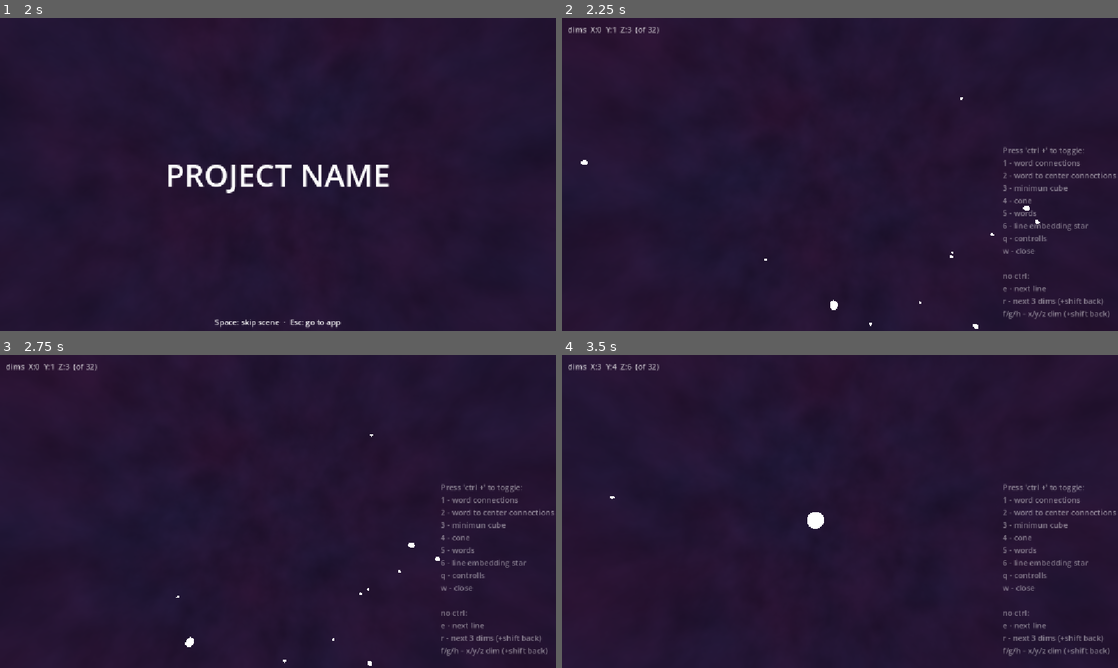
Above: before the commit, frames 1-4 (two rows, left to right).
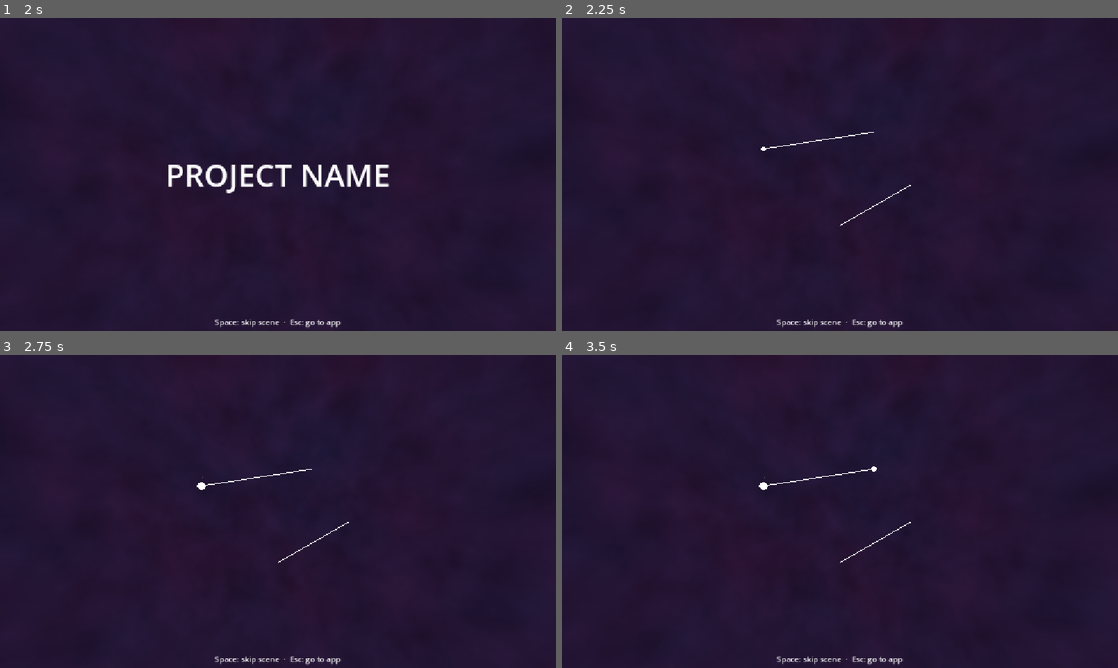
Above: after the commit, the same moments.

Repository: JohnnyEch0/embedding-test
Game: Godot game, scene res://intro.tscn
Two runs of this game, one before a commit and one after it. Both use one fixed random seed, a clock stepped at 60 frames per second and the inputs below. This scene is started directly instead of the project's main scene.
Inputs (mouse positions are in pixels of both pictures, inside the frame that each line leads up to):
- Up to frame 1 (2 s): tap Enter at 0.5 s; move the mouse to (400, 158) at 0.52 s; hold D (move_right) 0.53-1.28 s; hold F (dim_x_plus) 0.53-1.28 s; move the mouse to (166, 190) at 1.27 s; hold S (move_back) from 1.28 s (still down); tap G (dim_y_plus) at 1.35 s
- Up to frame 2 (2.25 s): tap Space (move_up) at 2 s; move the mouse to (895, 105) at 2.02 s; release S (move_back) at 2.03 s; hold D (move_right) from 2.03 s (still down); hold H (dim_z_plus) from 2.03 s (still down)
- Up to frame 3 (2.75 s): keep holding D (move_right); keep holding H (dim_z_plus)
- Up to frame 4 (3.5 s): move the mouse to (834, 517) at 2.77 s; release D (move_right) at 2.78 s; release H (dim_z_plus) at 2.78 s; hold W (move_forward) from 2.78 s (still down); tap R (next_dims) at 2.85 s

Frame 1 is identical in both runs. In frame 2, 1.9% of the frame differs, in the area x 1-100%, y 2-100%; in frame 3, 1.9%; in frame 4, 2.0%.

Commit message:
intro: stars scene (labelled stars + connecting lines)

Diff:
--- a/godot/intro.tscn
+++ b/godot/intro.tscn
@@ -1,8 +1,9 @@
-[gd_scene load_steps=7 format=3 uid="uid://bintro0mother0"]
+[gd_scene load_steps=8 format=3 uid="uid://bintro0mother0"]
 
 [ext_resource type="Script" path="res://intro.gd" id="1_intro"]
 [ext_resource type="Shader" uid="uid://d0ghiwya5633m" path="res://space.gdshader" id="2_space"]
 [ext_resource type="PackedScene" path="res://intro/title_scene.tscn" id="3_title"]
+[ext_resource type="PackedScene" path="res://intro/stars_scene.tscn" id="4_stars"]
 
 [sub_resource type="ShaderMaterial" id="ShaderMaterial_intro"]
 shader = ExtResource("2_space")
@@ -21,7 +22,7 @@
 
 [node name="Intro" type="Node3D"]
 script = ExtResource("1_intro")
-scenes = [ExtResource("3_title")]
+scenes = [ExtResource("3_title"), ExtResource("4_stars")]
 
 [node name="WorldEnvironment" type="WorldEnvironment" parent="."]
 environment = SubResource("Environment_intro")
--- /dev/null
+++ b/godot/intro/stars_scene.gd
@@ -0,0 +1,95 @@
+class_name StarsScene
+extends IntroScene
+
+@export var positions: Array[Vector3] = [
+	Vector3(-30, 10, -80),
+	Vector3(20, 25, -120),
+	Vector3(0, -15, -60),
+	Vector3(35, -5, -100),
+]
+@export var words: Array[String] = ["language", "meaning", "embedding", "machine"]
+@export var star_radius := 1.5
+@export var draw_lines := true
+@export var star_in := 0.4
+@export var appear_gap := 0.4
+@export var hold := 3.0
+
+var _tween: Tween = null
+var _stars: Array[MeshInstance3D] = []
+
+
+func start() -> void:
+	if positions.is_empty() or words.is_empty():
+		push_error("StarsScene: no positions or words exported, finishing at once.")
+		_finish()
+		return
+	if positions.size() != words.size():
+		push_error("StarsScene: %d positions but %d words, using the smaller count." % [positions.size(), words.size()])
+	_build_stars()
+	_play_stars()
+
+
+func skip() -> void:
+	if _tween != null and _tween.is_valid():
+		_tween.kill()
+	_finish()
+
+
+func _build_stars() -> void:
+	var count: int = mini(positions.size(), words.size())
+	var line_points := PackedVector3Array()
+	for i in count:
+		var star := MeshInstance3D.new()
+		star.name = "Star" + str(i)
+		var mesh := SphereMesh.new()
+		mesh.radius = star_radius
+		mesh.height = star_radius * 2.0
+		mesh.material = _unshaded_white()
+		star.mesh = mesh
+		star.position = positions[i]
+		star.scale = Vector3.ONE * 0.01
+		star.transparency = 1.0
+		var label := Label3D.new()
+		label.text = words[i]
+		label.billboard = BaseMaterial3D.BILLBOARD_ENABLED
+		label.font_size = 64
+		label.modulate = Color(1, 1, 1, 0)
+		label.position = Vector3(0, star_radius + 2.0, 0)
+		star.add_child(label)
+		add_child(star)
+		_stars.append(star)
+		line_points.append(positions[i])
+	if draw_lines and count >= 2:
+		var lines := MeshInstance3D.new()
+		lines.name = "Lines"
+		var arrays: Array = []
+		arrays.resize(Mesh.ARRAY_MAX)
+		arrays[Mesh.ARRAY_VERTEX] = line_points
+		var am := ArrayMesh.new()
+		am.add_surface_from_arrays(Mesh.PRIMITIVE_LINES, arrays)
+		lines.mesh = am
+		lines.material_override = _unshaded_white()
+		lines.transparency = 1.0
+		add_child(lines)
+
+
+func _play_stars() -> void:
+	_tween = create_tween()
+	for star in _stars:
+		var label: Label3D = star.get_child(0)
+		_tween.tween_property(star, "scale", Vector3.ONE, star_in)
+		_tween.parallel().tween_property(star, "transparency", 0.0, star_in)
+		_tween.parallel().tween_property(label, "modulate:a", 1.0, star_in)
+		_tween.tween_interval(appear_gap)
+	var lines := get_node_or_null("Lines")
+	if lines != null:
+		_tween.tween_property(lines, "transparency", 0.0, 0.5)
+	_tween.tween_interval(hold)
+	_tween.tween_callback(_finish)
+
+
+func _unshaded_white() -> StandardMaterial3D:
+	var mat := StandardMaterial3D.new()
+	mat.shading_mode = BaseMaterial3D.SHADING_MODE_UNSHADED
+	mat.albedo_color = Color.WHITE
+	return mat
--- /dev/null
+++ b/godot/intro/stars_scene.tscn
@@ -0,0 +1,6 @@
+[gd_scene load_steps=2 format=3 uid="uid://bstars0scene00"]
+
+[ext_resource type="Script" path="res://intro/stars_scene.gd" id="1_stars"]
+
+[node name="StarsScene" type="Node"]
+script = ExtResource("1_stars")
Not shown, added: godot/intro/stars_scene.gd.uid
